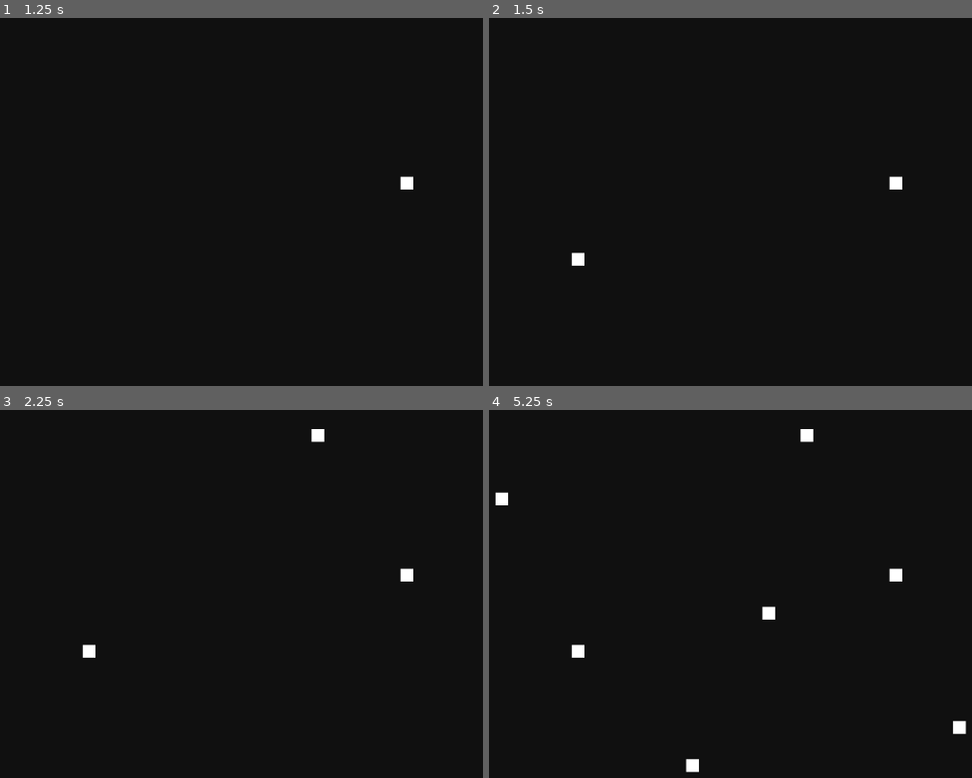
Above: before the commit, frames 1-4 (two rows, left to right).
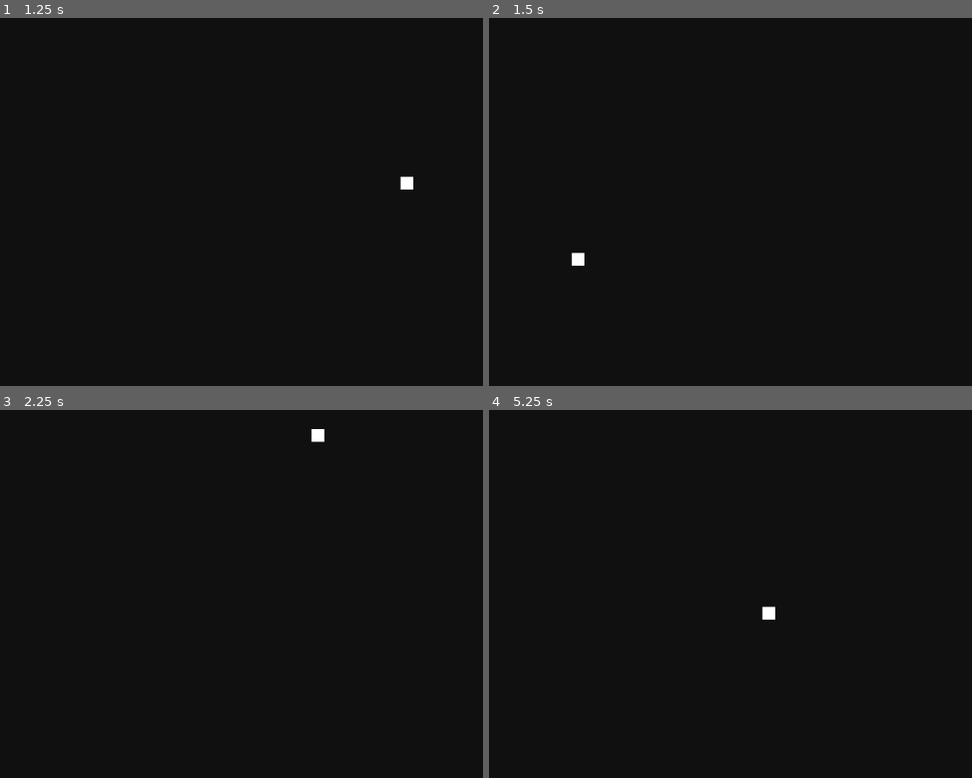
Above: after the commit, the same moments.

Repository: P3NG00/ConwaysGameOfLife_Godot
Game: Godot game, scene res://main.tscn
The game is run twice, just before and just after one commit, with the same random seed, the same clock (stepped at 60 frames per second) and the same inputs.
Inputs (mouse positions are in pixels of both pictures, inside the frame that each line leads up to):
- Up to frame 1 (1.25 s): tap Enter at 0.5 s; move the mouse to (400, 176) at 0.52 s; tap Space (cgol_next_frame, bound only after the commit) at 0.6 s; click (400, 176) at 0.67 s
- Up to frame 2 (1.5 s): tap Space (cgol_next_frame, bound only after the commit) at 1.25, 1.35 s; move the mouse to (571, 253) at 1.27 s; click (571, 253) at 1.42 s
- Up to frame 3 (2.25 s): tap Enter at 2 s; move the mouse to (313, 439) at 2.02 s; tap Space (cgol_next_frame, bound only after the commit) at 2.1 s; click (313, 439) at 2.17 s
- Up to frame 4 (5.25 s): tap Space (cgol_next_frame, bound only after the commit) at 2.75, 2.85, 3.6, 4.25, 4.35, 5.1 s; move the mouse to (687, 759) at 2.77 s; click (687, 759) at 2.92 s; tap Enter at 3.5 s; move the mouse to (952, 722) at 3.52 s; click (952, 722) at 3.67 s; move the mouse to (493, 490) at 4.27 s; click (493, 490) at 4.42 s; move the mouse to (764, 605) at 5.02 s; click (764, 605) at 5.17 s

Frame 1 is identical in both runs. In frame 2, 0.1% of the frame differs, in the area x 82-86%, y 43-47%; in frame 3, 0.2%; in frame 4, 0.6%, in the area x 1-99%, y 5-99%.

Commit message:
added frame advancing

Diff:
--- a/main.gd
+++ b/main.gd
@@ -6,6 +6,11 @@
 const GRID_SIZE: Vector2i = Vector2i(60, 60)
 const COLOR_ACTIVE: Color = Color('#FFFFFF')
 const COLOR_INACTIVE: Color = Color('#101010')
+const NEIGHBOR_OFFSETS: Array[Vector2i] = [
+    Vector2i(-1, -1), Vector2i(0, -1), Vector2i(1, -1),
+    Vector2i(-1,  0),                  Vector2i(1,  0),
+    Vector2i(-1,  1), Vector2i(0,  1), Vector2i(1,  1),
+]
 
 # variables
 const DRAW_SIZE: Vector2 = Vector2(CELL_SIZE, CELL_SIZE)
@@ -28,11 +33,8 @@
     var color = get_cell_color(x, y)
     draw_rect(Rect2(draw_pos, DRAW_SIZE), color)
 
-func get_cell_index(x: int, y: int) -> int:
-    return x + y * GRID_SIZE.x
-
 func get_cell(x: int, y: int) -> Cell:
-    return cells[get_cell_index(x, y)]
+    return cells[x + y * GRID_SIZE.x]
 
 func get_cell_color(x: int, y: int) -> Color:
     return COLOR_ACTIVE if get_cell(x, y).active else COLOR_INACTIVE
@@ -41,20 +43,52 @@
     var cell: Cell = get_cell(x, y)
     cell.active = not cell.active
 
-func handle_click(x: int, y: int) -> void:
-    toggle_cell(x, y)
-    queue_redraw()
+func get_active_neighbors(x: int, y: int) -> int:
+    var active_neighbors = 0
+    for offset in NEIGHBOR_OFFSETS:
+        var nx: int = x + offset.x
+        var ny: int = y + offset.y
+        if nx < 0 or nx >= GRID_SIZE.x or ny < 0 or ny >= GRID_SIZE.y:
+            continue
+        # use last state to check for active neighbors
+        if get_cell(nx, ny).active_last:
+            active_neighbors += 1
+    return active_neighbors
+
+func update_cell(x: int, y: int) -> void:
+    var cell: Cell = get_cell(x, y)
+    var active_neighbors: int = get_active_neighbors(x, y)
+    # apply game of life rules
+    cell.active = active_neighbors == 2 or active_neighbors == 3 if cell.active else active_neighbors == 3
+
+func next_frame() -> void:
+    # cache last active state for update
+    for x in GRID_SIZE.x:
+        for y in GRID_SIZE.y:
+            var cell: Cell = get_cell(x, y)
+            cell.active_last = cell.active
+    # update active state
+    for x in GRID_SIZE.x:
+        for y in GRID_SIZE.y:
+            update_cell(x, y)
 
 
 # cell
 class Cell:
+    # live active state
     var active: bool = false
-    # TODO keep track of last state for comparison while updating active state
+    # used to compare last active state while being updated
+    var active_last: bool = false
 
 
 # godot
 func _ready() -> void:
     create_cells()
+
+func _process(_delta: float) -> void:
+    if Input.is_action_just_pressed('cgol_next_frame'):
+        next_frame()
+        queue_redraw()
 
 func _input(event: InputEvent) -> void:
     if not event is InputEventMouseButton:
@@ -64,7 +98,8 @@
         return
     var x: int = int(mouse_event.position.x / CELL_SIZE)
     var y: int = int(mouse_event.position.y / CELL_SIZE)
-    handle_click(x, y)
+    toggle_cell(x, y)
+    queue_redraw()
 
 func _draw() -> void:
     draw_cells()
--- a/project.godot
+++ b/project.godot
@@ -19,3 +19,11 @@
 
 window/size/viewport_width=960
 window/size/viewport_height=960
+
+[input]
+
+cgol_next_frame={
+"deadzone": 0.5,
+"events": [Object(InputEventKey,"resource_local_to_scene":false,"resource_name":"","device":-1,"window_id":0,"alt_pressed":false,"shift_pressed":false,"ctrl_pressed":false,"meta_pressed":false,"pressed":false,"keycode":0,"physical_keycode":32,"key_label":0,"unicode":32,"echo":false,"script":null)
+]
+}
